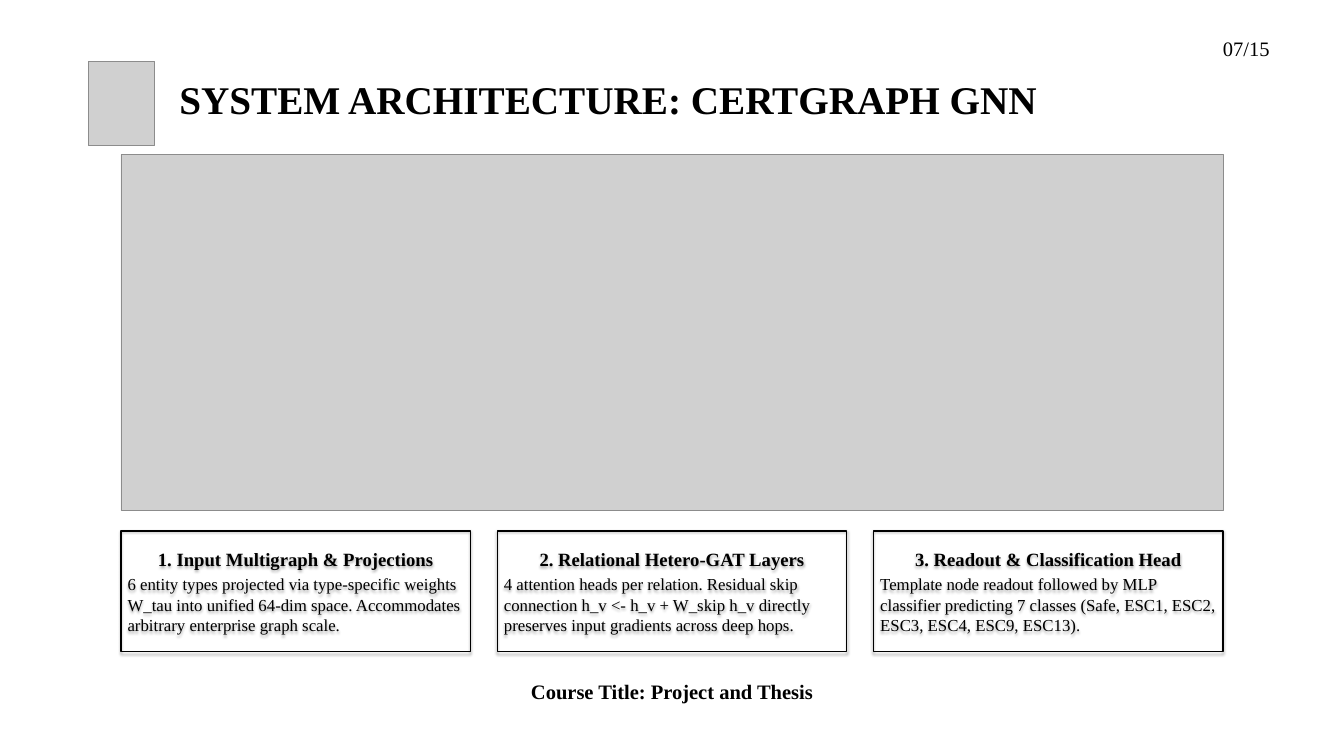
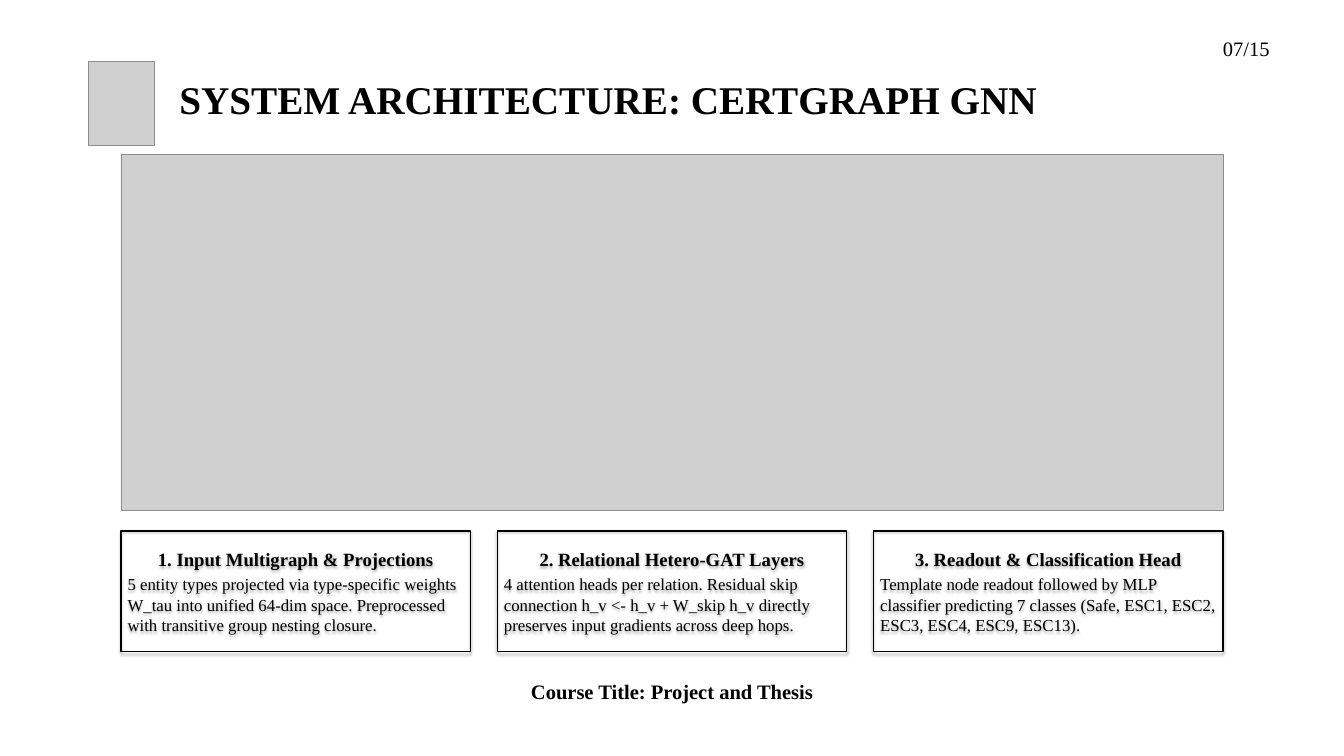
Before and after one commit to hasanshahriar32/GOAD, a slide deck: slide 7 of thesis_paper/certgraph_thesis_defense.pptx. Drawn at 1344x756 pixels with LibreOffice and Linux fonts; fonts in the diff are those of the drawing; grey boxes stand for pictures; background and template pictures are left out. Boxes give left, top, right and bottom in pixels: in the first picture for what was removed or moved away, otherwise in the second. Text is boxed around its words. In the diff, an @@ line names an element or a change of style, - is before the commit and + after.

```diff
--- a/thesis_paper/certgraph_thesis_defense.pptx
+++ b/thesis_paper/certgraph_thesis_defense.pptx
@@ text in rectangle at (128, 578, 456, 635): text changed @@
-6 entity types projected via type-specific weights W_tau into unified 64-dim space. Accommodates arbitrary enterprise graph scale.
+5 entity types projected via type-specific weights W_tau into unified 64-dim space. Preprocessed with transitive group nesting closure.
```
Also in this commit, not shown: 10 other slides changed, 2 other files.
